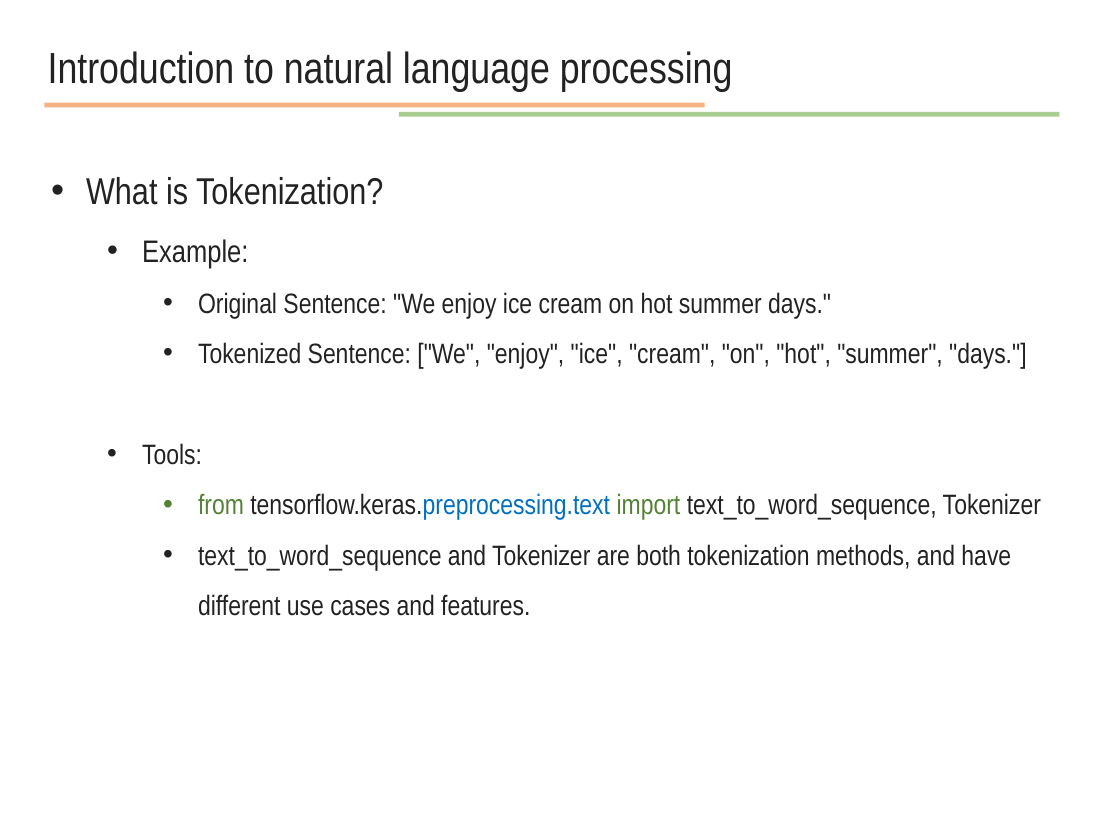
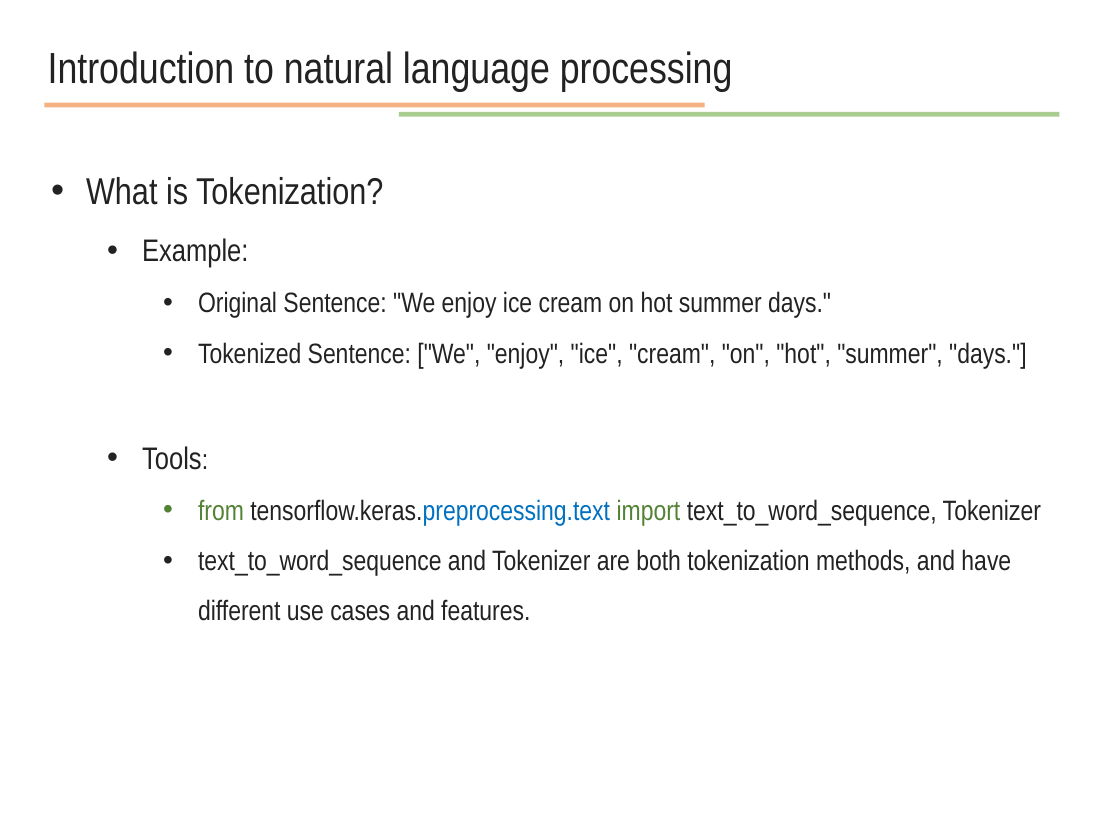
Before and after one commit to JunetaeKim/DeepLearningClass, a slide deck: slide 7 of Week14/week14 natural language processing.pptx. Drawn at 1120x840 pixels with LibreOffice and Linux fonts; fonts in the diff are those of the drawing. Boxes give left, top, right and bottom in pixels: in the first picture for what was removed or moved away, otherwise in the second. Text is boxed around its words. In the diff, an @@ line names an element or a change of style, - is before the commit and + after.

```diff
--- a/Week14/week14 natural language processing.pptx
+++ b/Week14/week14 natural language processing.pptx
@@ text at (x1=142, y1=446, x2=202, y2=470): size 18 to 20 pt in "Tools:" @@
```
Also in this commit, not shown: 3 other slides changed, 9 slides added, 4 slides removed, 4 other files.
